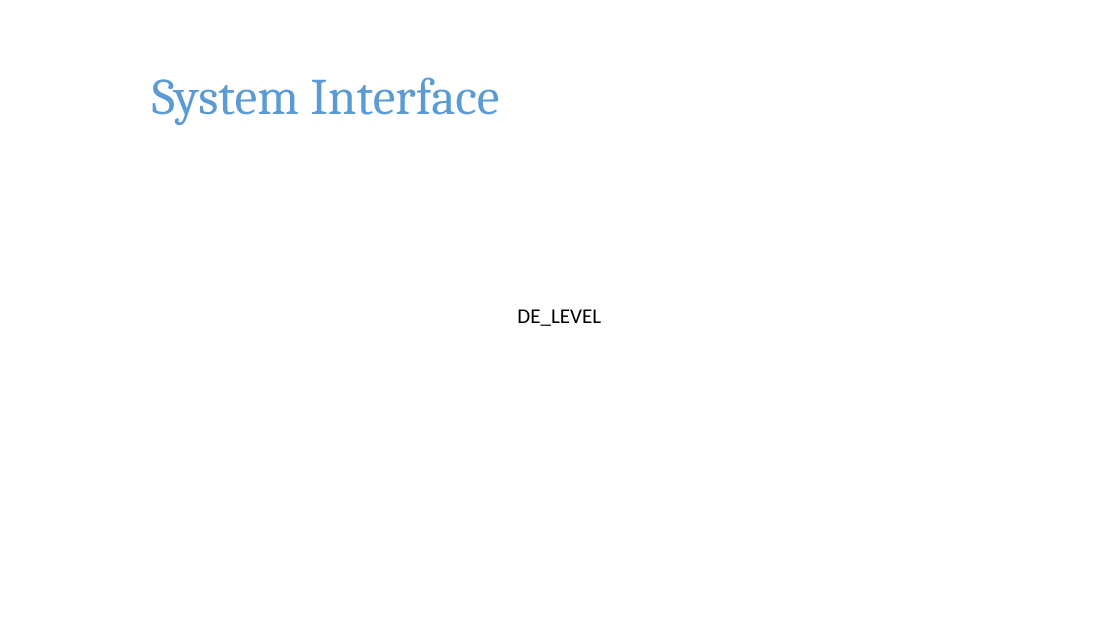
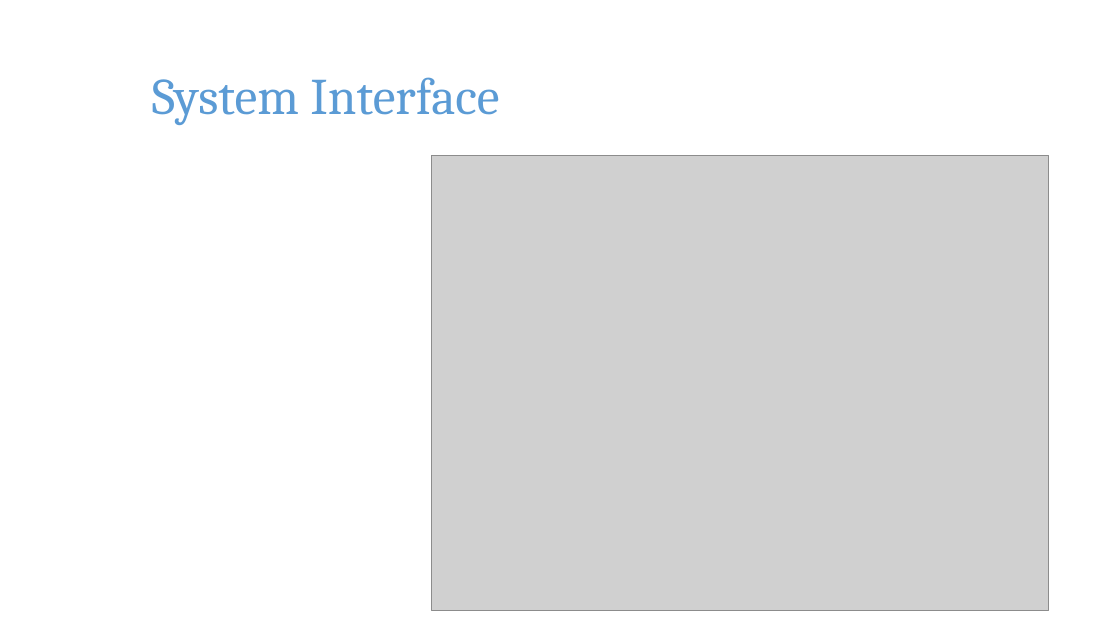
Before and after one commit to pkushiqiang/thesis, a slide deck: slide 22 of media/JobFinder.pptx (slide 14 before the commit). Drawn at 1120x630 pixels with LibreOffice and Linux fonts; fonts in the diff are those of the drawing; grey boxes stand for pictures; background and template pictures are left out. Boxes give left, top, right and bottom in pixels: in the first picture for what was removed or moved away, otherwise in the second. Text is boxed around its words. In the diff, an @@ line names an element or a change of style, - is before the commit and + after.

```diff
--- a/media/JobFinder.pptx
+++ b/media/JobFinder.pptx
@@ picture added at [432,155,1049,611] @@
@@ text removed at [517,309,601,326] @@
-DE_LEVEL
```
Also in this commit, not shown: 14 other slides changed, 11 slides added, 1 slide removed.
